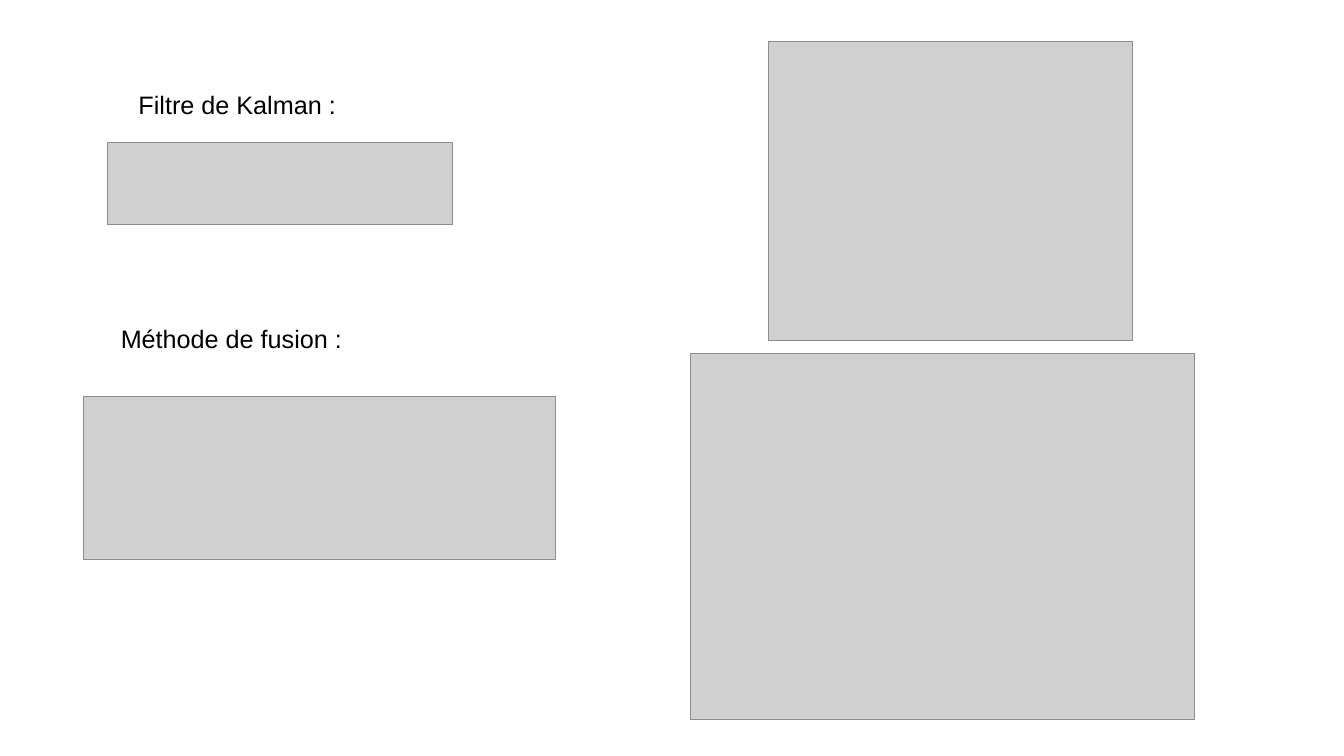
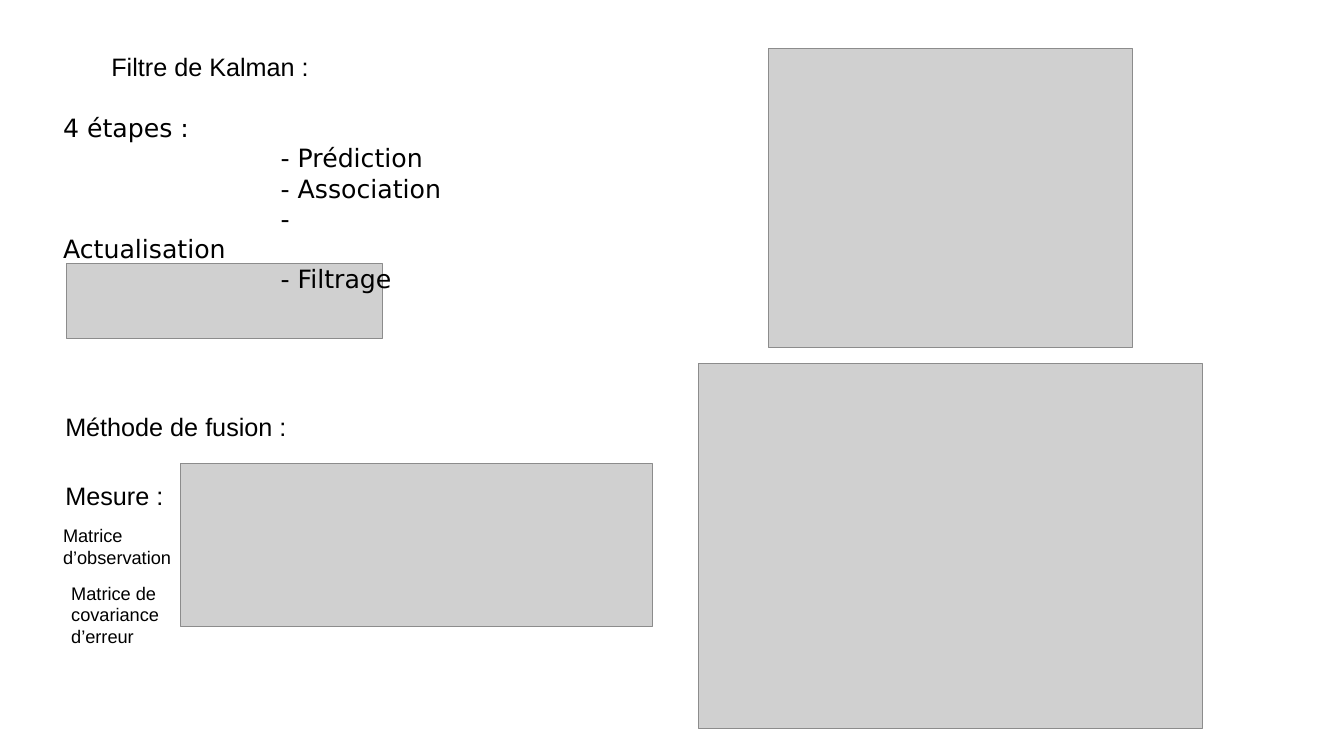
Before and after one commit to grotsartdehe/TFE, a slide deck: slide 17 of Presentation/Slides_TFE.pptx (slide 14 before the commit). Drawn at 1344x756 pixels with LibreOffice and Linux fonts; fonts in the diff are those of the drawing; grey boxes stand for pictures. Boxes give left, top, right and bottom in pixels: in the first picture for what was removed or moved away, otherwise in the second. Text is boxed around its words. In the diff, an @@ line names an element or a change of style, - is before the commit and + after.

```diff
--- a/Presentation/Slides_TFE.pptx
+++ b/Presentation/Slides_TFE.pptx
@@ text "Filtre de Kalman :": place and size @@
-text "Filtre de Kalman :" at (138,95,321,115)
+text "Filtre de Kalman :" at (111,57,294,77)
@@ picture: place and size @@
-picture at (768,41,1133,341)
+picture at (768,48,1133,348)
@@ text added at (63,117,441,294), 18 pt, text #000000 @@
+4 étapes :
+- Prédiction
+- Association
+- Actualisation
+- Filtrage
@@ picture: place and size @@
-picture at (108,142,454,224)
+picture at (67,264,383,339)
@@ picture: place and size @@
-picture at (691,354,1195,720)
+picture at (699,363,1203,729)
@@ text "Méthode de fusion :": place and size @@
-text "Méthode de fusion :" at (121,329,328,349)
+text "Méthode de fusion :" at (65,417,272,437)
@@ picture: place and size @@
-picture at (84,397,556,560)
+picture at (180,464,652,626)
@@ text added at (65,487,149,506), 18 pt, text #000000 @@
+Mesure :
@@ text added at (63,528,171,564), 13 pt, text #000000 @@
+Matrice d’observation
@@ text added at (71,586,159,643), 13 pt, text #000000 @@
+Matrice de covariance d’erreur
```
Also in this commit, not shown: 10 other slides changed, 3 slides added, 5 other files.
